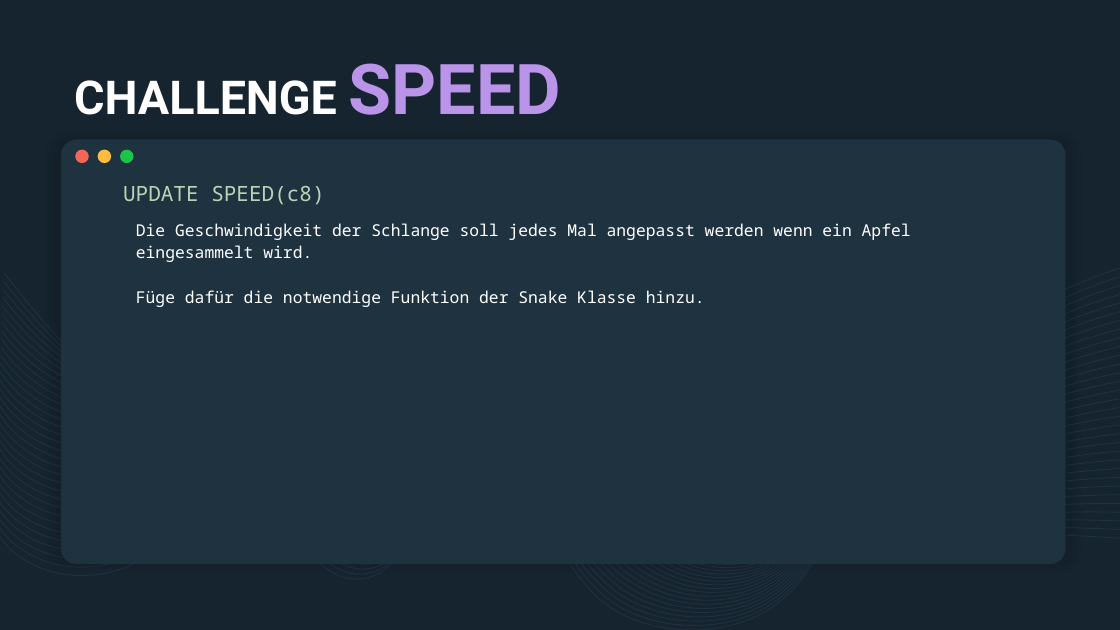
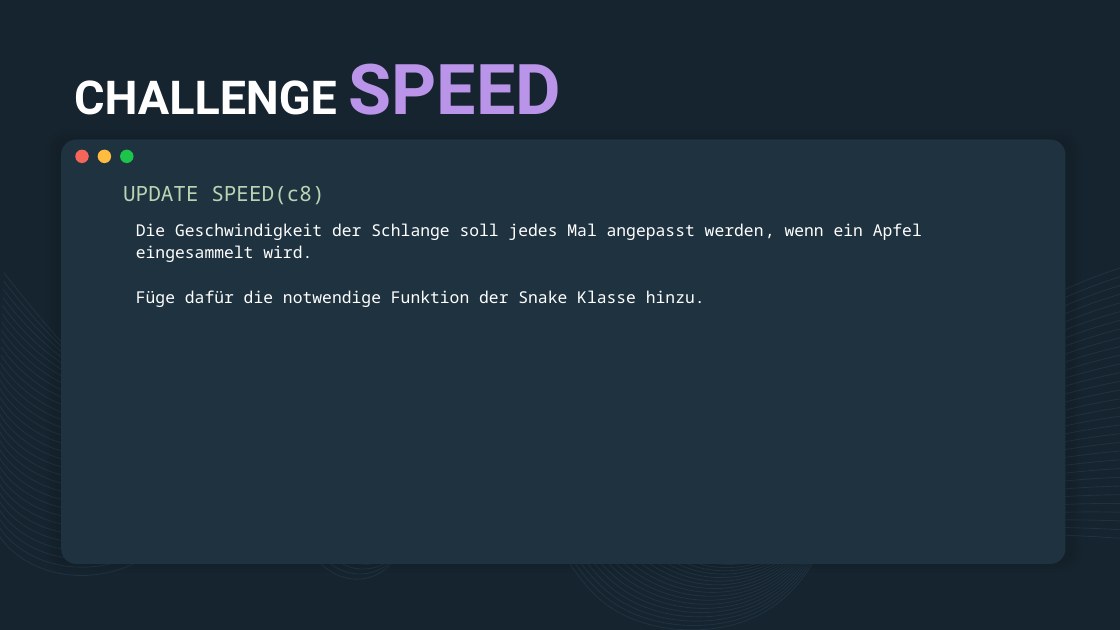
Before and after one commit to derech1e/python-beginner-course, a slide deck: slide 7 of 008/lesson_8.pptx. Drawn at 1120x630 pixels with LibreOffice and Linux fonts; fonts in the diff are those of the drawing. Boxes give left, top, right and bottom in pixels: in the first picture for what was removed or moved away, otherwise in the second. Text is boxed around its words. In the diff, an @@ line names an element or a change of style, - is before the commit and + after.

```diff
--- a/008/lesson_8.pptx
+++ b/008/lesson_8.pptx
@@ text at (136,223,922,262): text changed @@
-Die Geschwindigkeit der Schlange soll jedes Mal angepasst werden wenn ein Apfel eingesammelt wird.
+Die Geschwindigkeit der Schlange soll jedes Mal angepasst werden, wenn ein Apfel eingesammelt wird.
```
Also in this commit, not shown: 5 other slides changed, 21 other files.
